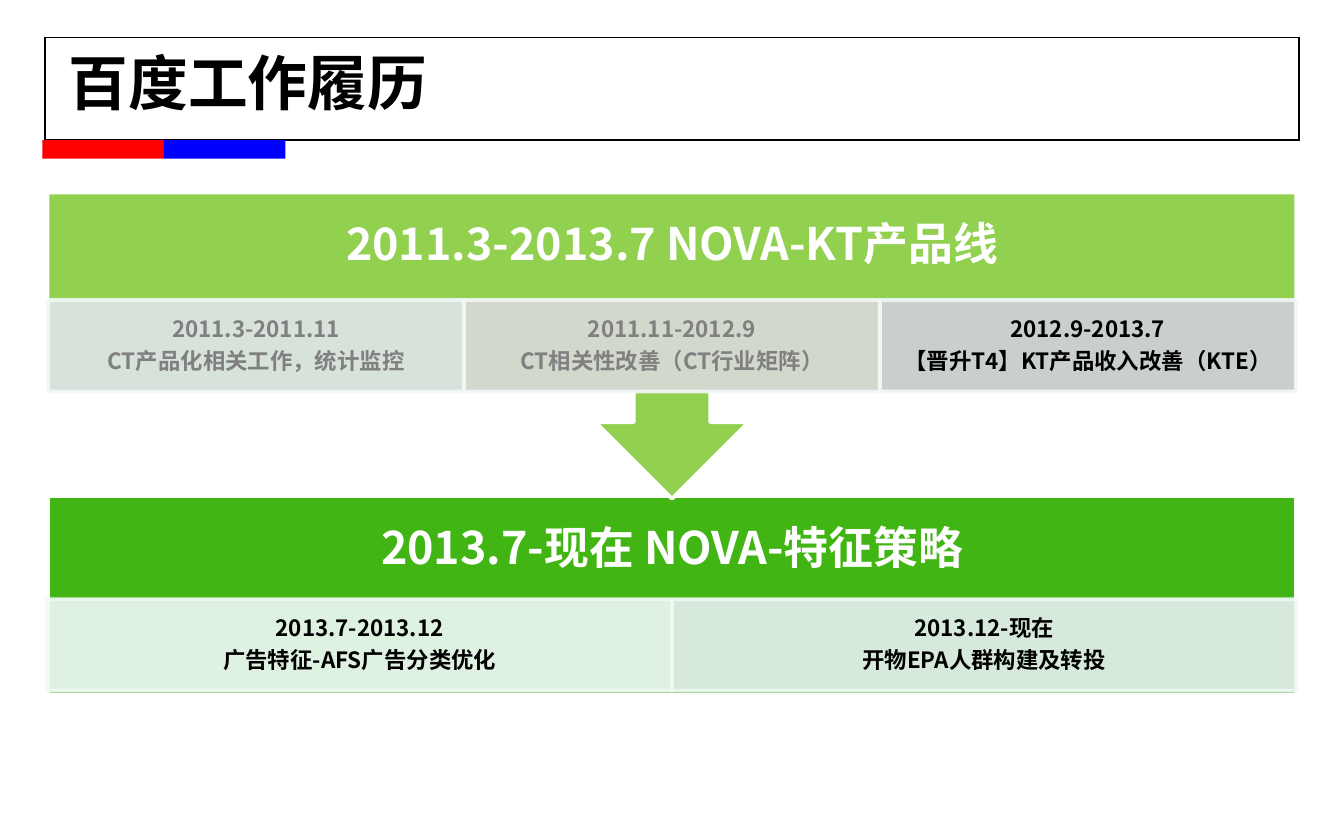
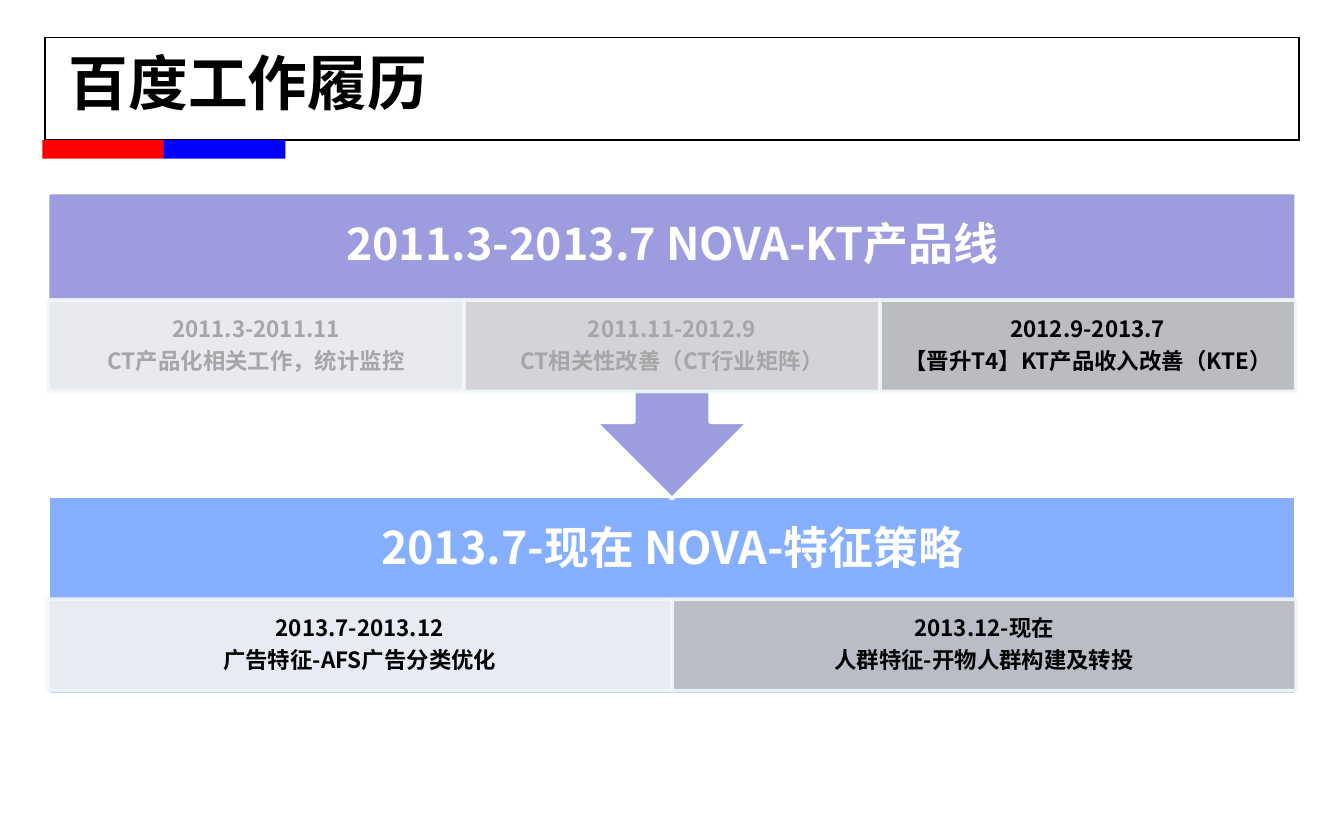
Before and after one commit to alexxyjiang/baidu-tech-report, a slide deck: slide 2 of For T5/蒋学渊_2015年春工作述职.pptx. Drawn at 1344x840 pixels with LibreOffice and Linux fonts; fonts in the diff are those of the drawing; background and template pictures are left out. Boxes give left, top, right and bottom in pixels: in the first picture for what was removed or moved away, otherwise in the second. Text is boxed around its words. In the diff, an @@ line names an element or a change of style, - is before the commit and + after.

Commit message:
ver jan.22
开物外部分修改完毕

```diff
--- a/For T5/蒋学渊_2015年春工作述职.pptx
+++ b/For T5/蒋学渊_2015年春工作述职.pptx
@@ up arrow callout at [47,192,1296,499]: fill #92D050 to #9C9CDF @@
@@ text "2011.3-2011.11" at [108,320,405,372]: text colour #808080 to #A6A6A6 @@
@@ rectangle at [48,300,464,391]: fill #DDE4EB at 90% opacity to #F2F2F2 at 90% opacity @@
@@ text "2011.11-2012.9" at [520,320,823,371]: text colour #808080 to #A6A6A6 @@
@@ rectangle at [880,300,1296,391]: fill #CDCDDA at 90% opacity to #BFBFBF at 90% opacity @@
@@ rectangle at [47,496,1296,695]: fill #41B513 to #87AFFF @@
@@ rectangle at [47,599,672,691]: fill #F1F8F9 at 90% opacity to #F2F2F2 at 90% opacity @@
@@ rectangle at [672,599,1297,691]: fill #E7EFF3 at 90% opacity to #BFBFBF at 90% opacity @@
@@ text at [834,649,1133,670]: text changed @@
-开物EPA人群构建及转投
+人群特征-开物人群构建及转投
```
Also in this commit, not shown: 8 other slides changed, 3 slides added.
